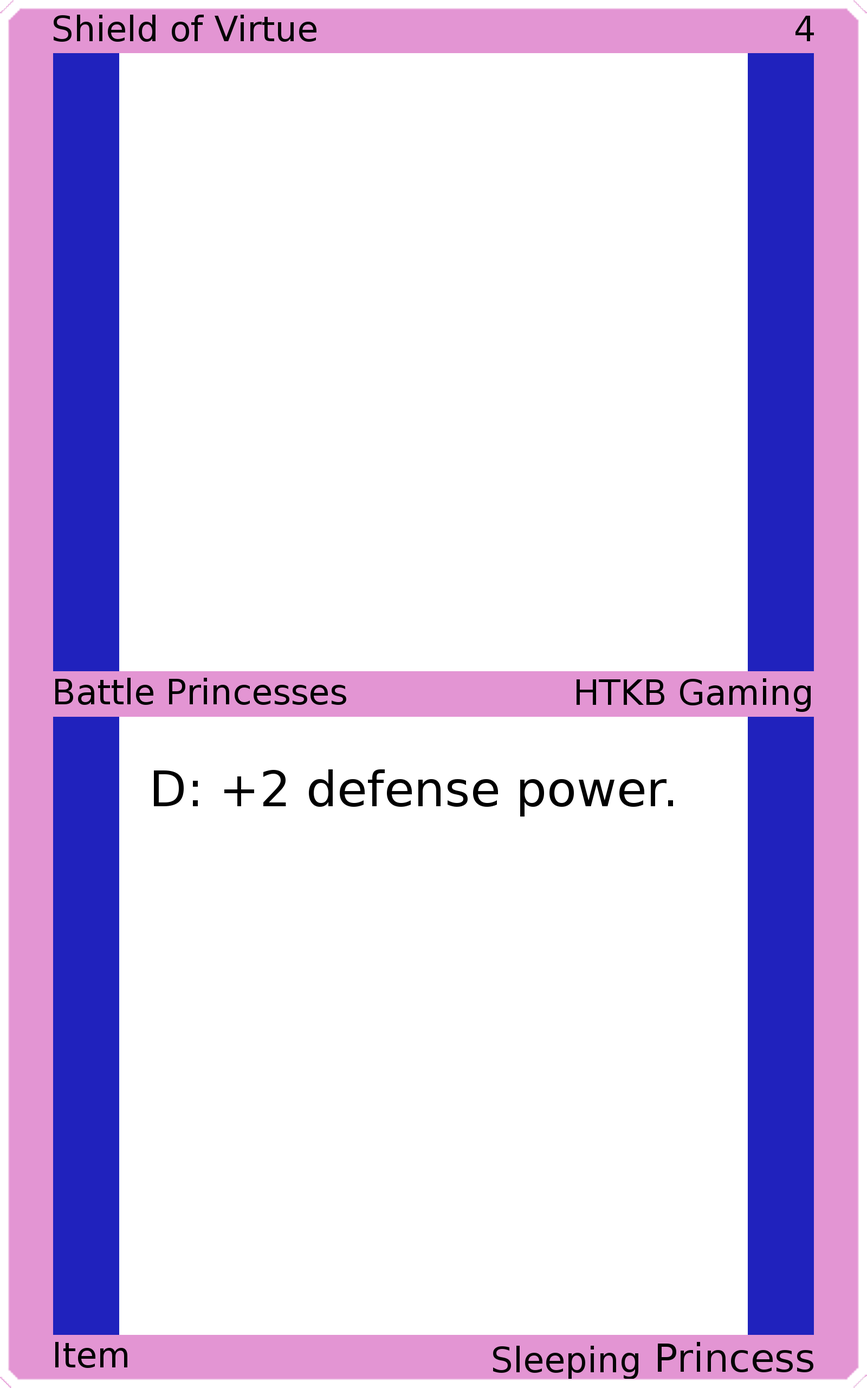
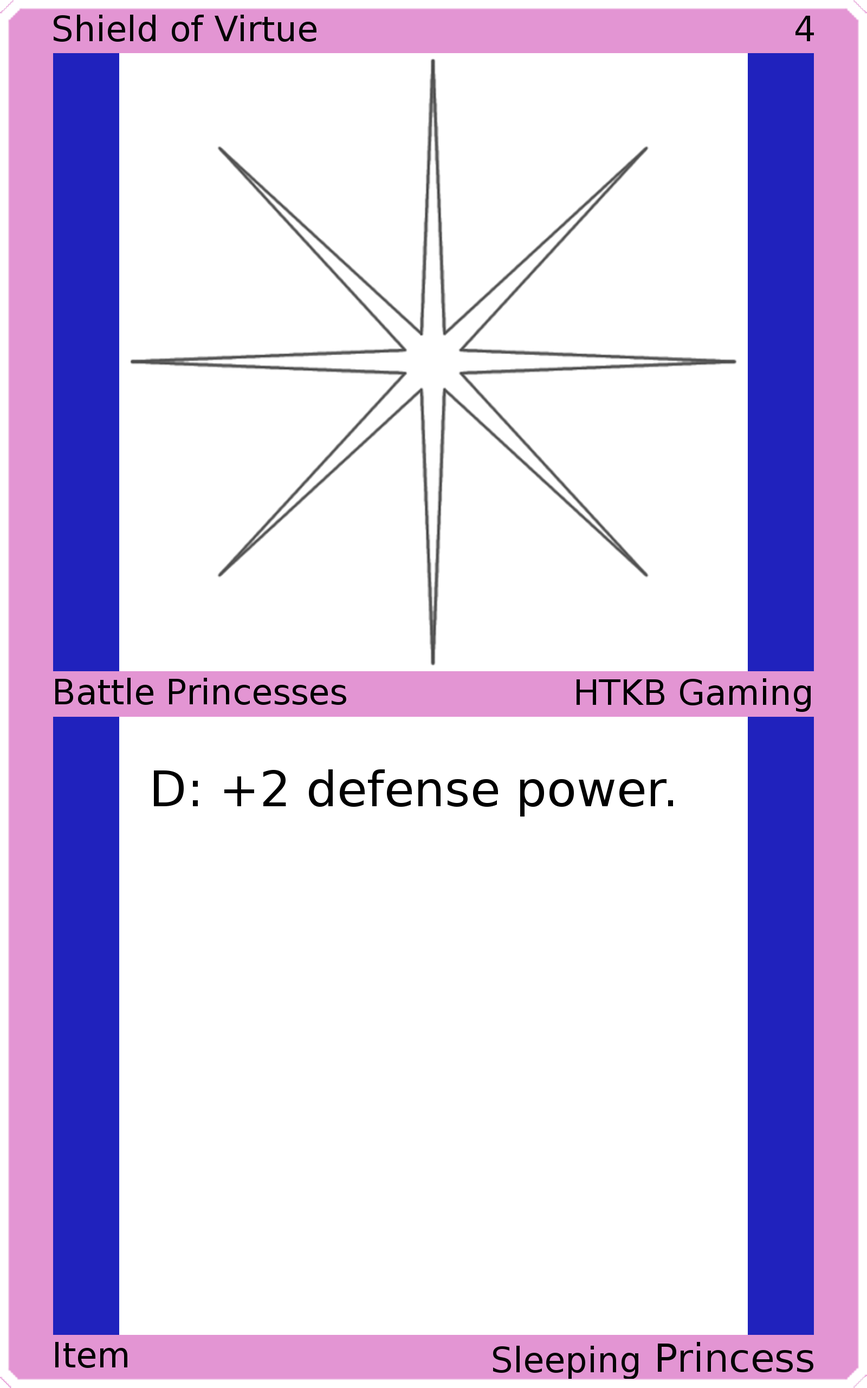
Layer changes from the first w=867, h=1388 image to the second:
added layer "Art" above "Top Background" over [129, 57, 738, 666]
